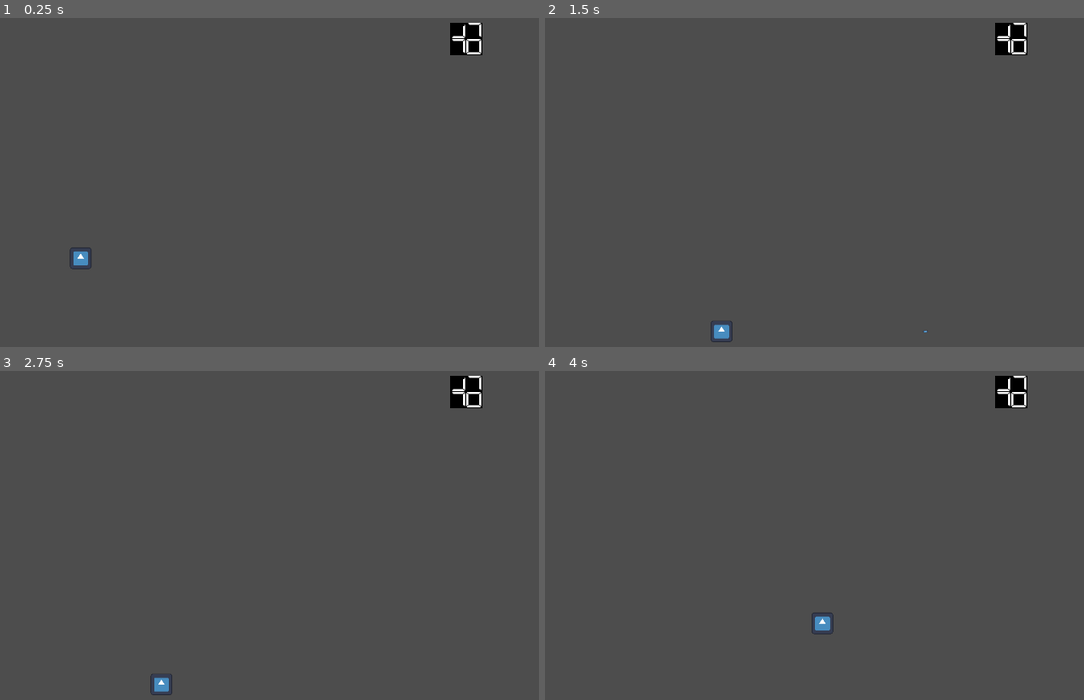
Above: before the commit, frames 1-4 (two rows, left to right).
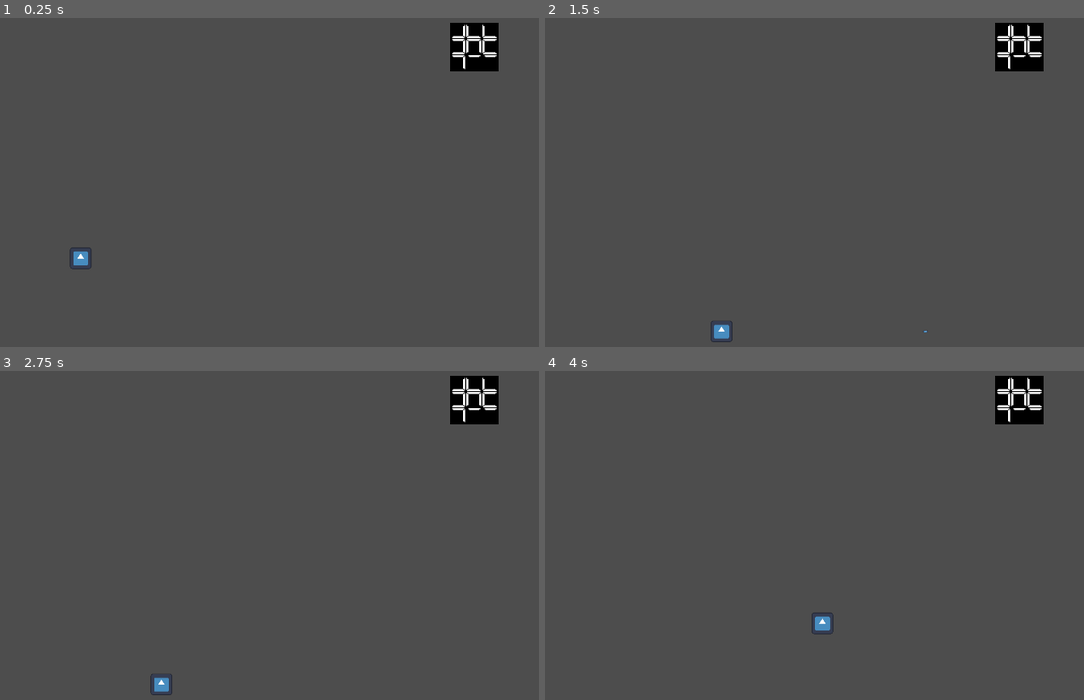
Above: after the commit, the same moments.

Repository: bkerz/shooter
Game: Godot game, scene res://main.tscn
Two runs of this game, one before a commit and one after it. Both use one fixed random seed, a clock stepped at 60 frames per second and the inputs below. The engine's default icon, where the game draws it, is replaced by a stand-in: a white triangle on a blue panel in a dark square.
Inputs:
- Up to frame 1 (0.25 s): no input
- Up to frame 2 (1.5 s): tap Enter (ui_accept) at 0.5, 0.77 s; hold Right (ui_right) from 0.53 s (still down); tap J (shoot) at 0.6, 1.35 s
- Up to frame 3 (2.75 s): tap Enter (ui_accept) at 1.52 s; release Right (ui_right) at 2.03 s; hold Left (ui_left) from 2.03 s (still down); tap J (shoot) at 2.1 s
- Up to frame 4 (4 s): release Left (ui_left) at 2.78 s; hold Right (ui_right) from 2.78 s (still down); tap J (shoot) at 2.85, 3.6 s; tap Enter (ui_accept) at 3.02, 3.77 s

The runs differ from the first frame. In frame 1, 0.8% of the frame differs, in the area x 83-93%, y 1-17%; in frame 2, 0.8%; in frame 3, 0.8%; in frame 4, 0.8%.
Error before the commit: Invalid access to property or key 'checked' on a base object of type 'Nil'. (res://level_manager.gd:170)

Commit message:
Correct methods for room creation algorithm

Diff:
--- a/level_manager.gd
+++ b/level_manager.gd
@@ -12,6 +12,25 @@
 	var new_level = _create_new_level()
 	parent.add_child(new_level)
 	callback.call(new_level)
+
+##create a list of dictionaries representing each room, not visited and no door opened
+func _create_map_grid(size: Vector2) -> Array[Dictionary]:
+	var grid: Array[Dictionary] = []
+	var x_axis = 0
+	var y_axis = 0
+	var loop_amount = size.x * size.y
+
+	for index in range(loop_amount):
+
+		grid.append(_create_room_dict(Vector2(x_axis, y_axis)))
+		if x_axis == size.x -1:
+			x_axis = -1
+			y_axis += 1
+			pass
+
+		x_axis += 1
+	return grid
+
 
 func create_map(size: Vector2) -> Array[Dictionary]:
 	# TODO: Fill this bidimensional array with Dictionaties
@@ -20,23 +39,8 @@
 	#Randomly add the doors positions for each adjacent room
 	#Repeat that process until all are visited
 	#Implemente an A* or whatever path finding algorithm to select the Boss room
-	var grid: Array[Dictionary]
-	var x_axis = 0
-	var y_axis = 0
-	var loop_amount = size.x * size.y
-
-	for index in range(loop_amount):
-
-		grid.append(_create_room_dict(Vector2(x_axis, y_axis)))
-		if x_axis == size.x -1:
-			x_axis = -1
-			y_axis += 1
-			pass
-
-		x_axis += 1
-	print("This is the rooms array: ")
-	print(grid)
-
+
+	var grid = _create_map_grid(size)
 	var initial_room: Array = _select_initial_room(grid)
 
 	# var top = _select_top(grid, initial_room[0])
@@ -57,7 +61,7 @@
 	for item in grid:
 		print(item)
 
-	return grid
+	return grid_with_doors
 
 func _create_conections(grid: Array[Dictionary], starting_point: int) -> Array[Dictionary]:
 	var new_grid: Array[Dictionary] = []
@@ -68,15 +72,18 @@
 	_random.randomize()
 
 	for i in range(iterations):
-		var current_doors:int = _count_doors(current_room)
-		var available_directions: int = _get_directions_available(current_room, grid)
-		var total_doors: int = 0
+		#first we get the available directions of the doors to be set {directions: <Dictionary>, count: <int>}
+		var available_directions: Dictionary = _get_directions_available(current_room, grid.duplicate(true))
+		#then we count the current room doors already set
+		var current_doors: int = _count_doors(current_room["doors"])
+		var max_doors_number: int = 0
 		if current_doors == 0:
 			print("current room has 0 doors set")
-			total_doors = randi_range(1, available_directions)
-			print("total_doors: ", total_doors)
-			print("")
-			var new_doors: Dictionary = _get_random_doors(current_room, total_doors)
+			#now we set the maximun number of doors we will set
+			max_doors_number = randi_range(1, available_directions["count"])
+			print("max_doors_number: ", max_doors_number)
+			print("")
+			var new_doors: Dictionary = _get_random_doors(current_room, max_doors_number, available_directions["directions"])
 			print("new_doors: ", new_doors)
 			print("")
 			current_room["doors"] = new_doors
@@ -85,10 +92,10 @@
 			print("")
 		else:
 			print("current room has some doors set")
-			total_doors = randi_range(current_doors, available_directions)
-			print("total_doors: ", total_doors)
-			print("")
-			var new_doors: Dictionary = _get_random_doors(current_room, total_doors)
+			max_doors_number = randi_range(current_doors, available_directions["count"])
+			print("max_doors_number: ", max_doors_number)
+			print("")
+			var new_doors: Dictionary = _get_random_doors(current_room, max_doors_number, available_directions["directions"])
 			print("new_doors: ", new_doors)
 			print("")
 			var keys: Array = current_room["doors"].keys()
@@ -101,7 +108,7 @@
 			print("current_room: ", current_room)
 			print("")
 
-		_match_adjacent_room_doors(grid, index, current_room["doors"].duplicate())
+		_match_adjacent_room_doors(grid, index, current_room["doors"])
 		print("current_room: ", current_room)
 		print("")
 		current_room["checked"] = true
@@ -117,44 +124,73 @@
 			var next: Array = _select_next_room(grid, index)
 			print("next: ", next)
 			print("")
+			if next[1] == null:
+				continue
 			current_room = next[1]
-			if current_room == null:
-				continue
 			print("current_room: ", current_room)
 			print("")
 			index = next[0]
 			print("index: ", index)
 			print("---------------")
 
+	new_grid.sort_custom(func (a, b):
+			var a_position:Vector2 = a["map_position"]
+			var b_position:Vector2 = b["map_position"]
+			return ((a_position.y * iterations) + a_position.x) < ((b_position.y * iterations) + b_position.x)
+	)
 	return new_grid
 
-func _get_directions_available(current_room: Dictionary, rooms: Array[Dictionary]) -> int:
-	var position: Vector2 = current_room["map_position"]
+##get the direction to which the doors can be set to true
+##format: {directions: Dictionary, count: int}
+func _get_directions_available(current_room: Dictionary, rooms: Array[Dictionary]) -> Dictionary:
+	var opened_doors: Array[String] = []
+
+	#filter doors "opened" in opened_doors array
+	for key in current_room["doors"].keys():
+		if current_room["doors"][key]:
+			opened_doors.append(key)
+
+	#get the maximum amount of columns the grid can have
+	var max_columns: int = rooms[rooms.size() - 1]["map_position"].x + 1
+	var current_position: Vector2 = current_room["map_position"]
 	# var starting_point: int = rooms.find(func (item): return item["map_position"].x == position.x and item["map_position"].y == position.y)
-	var starting_point: int = position.x * position.y
+	var starting_point: int = int((current_position.y * max_columns) + current_position.x)
 	var bottom_room = _select_bottom(rooms, starting_point)
 	var top_room = _select_top(rooms, starting_point)
 	var left_room = _select_left(rooms, starting_point)
 	var right_room = _select_right(rooms, starting_point)
 	var count: int = 0
-	var list: Array[Array] = [top_room, left_room, bottom_room, right_room]
-	for room in list:
-		if room[1] != null:
+	var directions: Dictionary = {}
+	var list: Array[Dictionary] = [{"direction": "top", "value": top_room}, {"direction": "left", "value": left_room},
+	{"direction": "bottom", "value":bottom_room}, {"value": right_room, "direction": "right"}]
+
+	for item in list:
+		var room = item["value"]
+		var direction:String = item["direction"]
+		if room[1] != null and not opened_doors.has(direction):
+			directions[direction] = true
 			count += 1
-	return count
-
-
+		else:
+			directions[direction] = false
+
+	return {
+		"directions": directions,
+		"count": count
+	}
+
+
+##select the next room to be checked
 func _select_next_room(grid: Array[Dictionary], starting_point: int) -> Array:
-	var previous: Dictionary = grid[starting_point]
+	var _previous: Dictionary = grid[starting_point]
 	var top: Array = _select_top(grid, starting_point)
 	var bottom: Array = _select_bottom(grid, starting_point)
 	var right: Array = _select_right(grid, starting_point)
 	var left: Array = _select_left(grid, starting_point)
-	var adjacent_rooms: Array = [top, left, bottom, right, right]
+	var adjacent_rooms: Array = [top, left, bottom, right]
 
 	if adjacent_rooms.all(func (room): return room[1] == null and room[0] < 0):
 		return [-1, null]
-	var are_all_checked: bool = adjacent_rooms.all(func (room): return room[1] != null and room[1]["checked"])
+	var are_all_checked: bool = adjacent_rooms.filter(func (item): return item[1] != null).all(func (room): return room[1] != null and room[1]["checked"])
 	if are_all_checked:
 		#select a new item that hasn't been checked before
 		var found: Dictionary = {}
@@ -165,17 +201,21 @@
 			found = item
 			index += 1
 		return [index, found]
-	var next: Array = adjacent_rooms.filter(func (item): return item[1] != null).pick_random()
-	while next[1]["checked"] == true:
+	#keep only the rooms not null
+	adjacent_rooms = adjacent_rooms.filter(func (item): return item[1] != null)
+	var next: Array = adjacent_rooms.pick_random()
+
+	#if next is checked, loop through adjacent_rooms until finding an unchecked item
+	while next[1] != null and next[1]["checked"] == true:
 		next = adjacent_rooms.pick_random()
 	return next
 
 
 func _match_adjacent_room_doors(grid: Array[Dictionary], room_index: int, doors: Dictionary) -> void:
-	var door_directions: Array[String] = []
+	# var door_directions: Array[String] = []
 	var keys: Array = doors.keys()
 	var values: Array = doors.values()
-	for index in range(doors.keys().size() - 1):
+	for index in range(4):
 		var value: bool = values[index]
 		var key: String = keys[index]
 		if value:
@@ -186,26 +226,27 @@
 					top["doors"]["bottom"] = true
 
 			if key == "bottom":
-				var item = _select_top(grid, room_index)[1]
+				var item = _select_bottom(grid, room_index)[1]
 				if item != null:
 					var bottom: Dictionary = item
 					bottom["doors"]["top"] = true
 
 			if key == "right":
-				var item = _select_top(grid, room_index)[1]
+				var item = _select_right(grid, room_index)[1]
 				if item != null:
 					var right: Dictionary = item
-					right["doors"]["right"] = true
+					right["doors"]["left"] = true
 
 			if key == "left":
-				var item = _select_top(grid, room_index)[1]
+				var item = _select_left(grid, room_index)[1]
 				if item != null:
 					var left: Dictionary = item
-					left["doors"]["left"] = true
-
-func _count_doors(room: Dictionary) -> int:
-	var values: Array = room["doors"].values()
-	var keys: Array = room.keys()
+					left["doors"]["right"] = true
+
+## get number of doors set as true
+func _count_doors(current_room: Dictionary) -> int:
+	var values: Array = current_room.values()
+	var keys: Array = current_room.keys()
 	var counter: int = 0
 	for index in range(keys.size() - 1):
 		var value: bool = values[index]
@@ -216,17 +257,31 @@
 
 
 
-func _get_random_doors(room: Dictionary, total_doors: int) -> Dictionary:
-	var current_doors:Dictionary = room["doors"].duplicate()
-	var keys: Array = current_doors.keys()
+##create a dictionary with the doors to be "open" in the current room
+func _get_random_doors(room: Dictionary, max_doors: int, available_doors: Dictionary) -> Dictionary:
+	var current_doors:Dictionary = room["doors"].duplicate(true)
+	#list of keys of opened doors
+	var keys: Array[String] = []
+	for key in available_doors:
+		if available_doors[key]:
+			keys.append(key)
+
 	var new_doors: Dictionary = {}
-	var interator: int = total_doors
-	while interator > 0:
-		var direction: String = keys.pick_random()
+	var interator: int = max_doors
+	if keys.is_empty():
+		return {
+		"top": false,
+		"left": false,
+		"right": false,
+		"bottom": false,
+		}
+	while interator > 0 and not new_doors.keys().size() == keys.size():
+		var direction:String = keys.pick_random()
 		if new_doors.has(direction):
 			continue
 		new_doors[direction] = true
 		interator -= 1
+
 	current_doors.merge(new_doors, true)
 	return current_doors
 
@@ -250,25 +305,35 @@
 	return [index, grid[index]]
 
 func _select_right(grid: Array[Dictionary], starting_point: int) -> Array:
-	var index = starting_point + 1
-	if index < 0 or index > grid.size() - 1:
-		return [-1, null]
-	return [index, grid[index]]
+	var current_position: Vector2 = grid[starting_point]["map_position"]
+	var last_room_position: Vector2 = grid[grid.size() -1]["map_position"]
+	if current_position.x + 1 <= last_room_position.x:
+		var index = starting_point + 1
+		if index < 0 or index > grid.size() - 1:
+			return [-1, null]
+		return [index, grid[index]]
+	return [-1, null]
 
 func _select_left(grid: Array[Dictionary], starting_point: int) -> Array:
-	var index = starting_point - 1
-	if index < 0 or index > grid.size() - 1:
-		return [-1, null]
-	return [index, grid[index]]
+	var current_position: Vector2 = grid[starting_point]["map_position"]
+	# var last_room_position: Vector2 = grid[grid.size() -1]["map_position"]
+	if current_position.x -1 >= 0:
+		var index = starting_point - 1
+		if index < 0 or index > grid.size() - 1:
+			return [-1, null]
+		return [index, grid[index]]
+	return [-1, null]
 
 func _select_initial_room(grid: Array[Dictionary]) -> Array:
-	_random.randomize()
+	var random_gen = RandomNumberGenerator.new()
+	random_gen.randomize()
 	var index = randi_range(0, grid.size() -1)
 	var initial_room: Dictionary = grid[index]
 	initial_room["is_initial"] = true
 	return [index, initial_room]
 
 
+##creates a room object
 func _create_room_dict(map_position: Vector2) -> Dictionary:
 	return {
 		"doors": {
--- a/main.gd
+++ b/main.gd
@@ -5,7 +5,7 @@
 
 func _ready() -> void:
 	var minimap: TileMap = get_node("TileMap")
-	var grid: Array[Dictionary] = _level_manager.create_map(Vector2(2, 2))
+	var grid: Array[Dictionary] = _level_manager.create_map(Vector2(3, 3))
 	for room in grid:
 		var map_position: Vector2 = room["map_position"]
 		var doors: Vector2i = get_doors_from_tileset(room["doors"])
@@ -56,7 +56,7 @@
 		return Vector2i(3,1)
 
 	if room["right"] and not room["top"] and not room["right"] and not room["bottom"]:
-		return Vector2i(4,0)
+		return Vector2i(4,1)
 
 	if room["bottom"] and not room["top"] and not room["right"] and not room["left"]:
 		return Vector2i(5,0)
--- a/project.godot
+++ b/project.godot
@@ -24,7 +24,7 @@
 
 [editor_plugins]
 
-enabled=PackedStringArray()
+enabled=PackedStringArray("res://addons/gut/plugin.cfg")
 
 [input]
 
